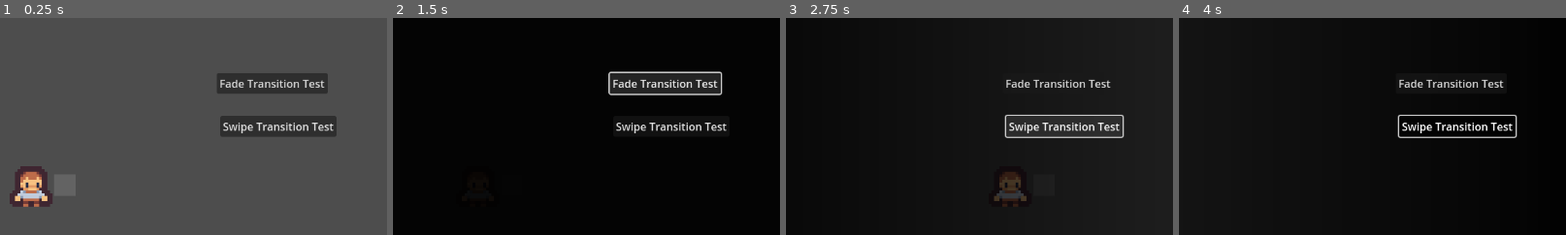
Above: before the commit, frames 1-4 (left to right).
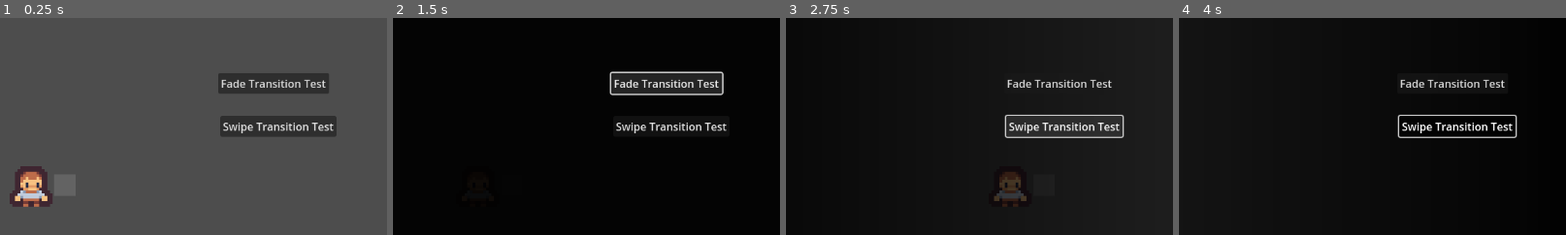
Above: after the commit, the same moments.

Repository: Innocent-Traitor/Cool-Game
Game: Godot game, scene res://main.tscn
The game is run twice, just before and just after one commit, with the same random seed, the same clock (stepped at 60 frames per second) and the same inputs.
Inputs:
- Up to frame 1 (0.25 s): no input
- Up to frame 2 (1.5 s): click "Fade Transition Test" at 0.5 s; tap Enter at 1.25 s; hold D (right) from 1.28 s (still down); hold Space (next) from 1.28 s (still down)
- Up to frame 3 (2.75 s): release D (right) at 2 s; release Space (next) at 2 s; click "Swipe Transition Test" at 2 s
- Up to frame 4 (4 s): hold S (down) 2.78-3.53 s; tap Space (next) at 2.85 s; hold D (right) from 3.53 s (still down); hold Space (next) from 3.53 s (still down)
The pictures show only the part of the screen within x 50-100%, y 0-50%; the shares and areas given below are measured in that part.

The runs differ from the first frame. In frame 1, 0.6% of the frame differs, in the area x 56-85%, y 25-35%; in frame 2, 0.8%, in the area x 55-86%, y 24-36%; in frame 3, 0.6%; in frame 4, 0.6%.

Commit message:
fix

Diff:
--- a/main.tscn
+++ b/main.tscn
@@ -7,8 +7,6 @@
 [ext_resource type="Script" path="res://test_talk_2.gd" id="4_108lc"]
 [ext_resource type="Script" path="res://test_talk_3.gd" id="5_arq20"]
 [ext_resource type="Script" path="res://debug_button_transition.gd" id="7_vijn0"]
-
-[sub_resource type="PlaceholderTexture2D" id="PlaceholderTexture2D_aqtwa"]
 
 [node name="Node2D" type="Node2D"]
 
@@ -62,9 +60,9 @@
 
 [node name="Button" type="Button" parent="."]
 z_index = 100
-offset_left = 899.0
+offset_left = 901.0
 offset_top = 82.0
-offset_right = 1064.0
+offset_right = 1066.0
 offset_bottom = 113.0
 scale = Vector2(1, 0.995416)
 text = "Fade Transition Test"
@@ -80,14 +78,6 @@
 text = "Swipe Transition Test"
 script = ExtResource("7_vijn0")
 
-[node name="TextureRect" type="TextureRect" parent="."]
-visible = false
-offset_top = 1250.0
-offset_right = 1500.0
-offset_bottom = 2750.0
-rotation = 4.71239
-texture = SubResource("PlaceholderTexture2D_aqtwa")
-
 [connection signal="pressed" from="Button" to="Button" method="_on_pressed"]
 [connection signal="pressed" from="Button2" to="Button2" method="_on_pressed"]
 
Not shown: 1 places in main.tscn that only renumber resources
